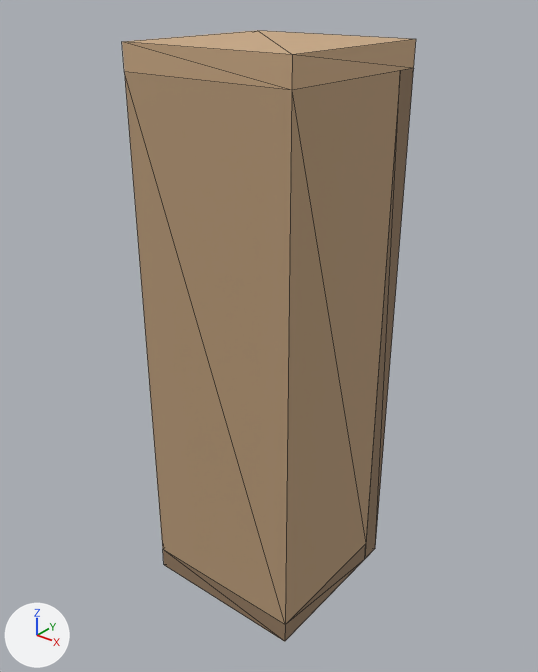
Two versions of the glTF model assets/interiores/estanteria_pociones_castano_01.glb, one commit apart.
The view is the same before and after, from a camera (50 mm lens) standing at (2.38, -3.0, 3.48) and looking at (-0.02, 0.0, 1.62). Lighting does not change. The marker at lower left points along +X, +Y and +Z. The first picture is the older version. Mesh edges are drawn as thin lines. Vertices at exactly the same position are counted once.

The older version as bpy lines, for what is in view:
```python
me_estanteria_pociones_castano = bpy.data.meshes.new('estanteria_pociones_castano')
me_estanteria_pociones_castano.from_pydata(...)  # 20 vertices, 30 faces; spans x -0.5..0.5, y -0.5..0.5, z 0.0..3.2
me_estanteria_pociones_castano.materials.append(mat_vertexcolor)
ob_estanteria_pociones_castano = bpy.data.objects.new('estanteria_pociones_castano', me_estanteria_pociones_castano)
ob_estanteria_pociones_castano.location = (0.0, 0.0, 0.0)
```
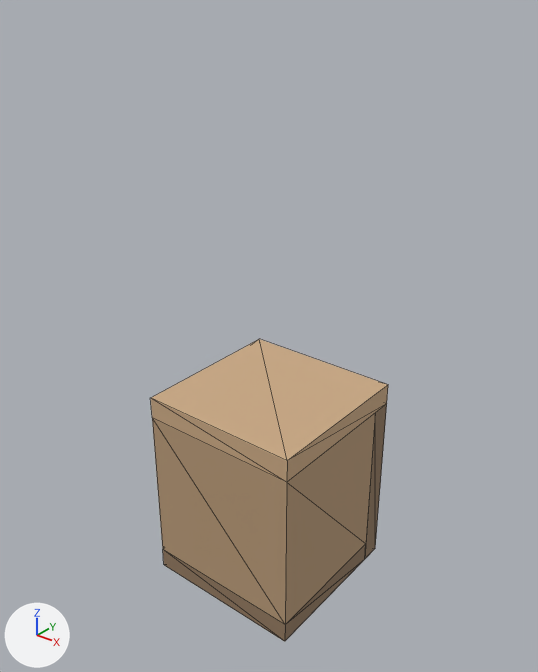
Scene script edits in JSON lines:
```json
{"block": "me_estanteria_pociones_castano", "where": "# used by ob_estanteria_pociones_castano; location = (0.0, 0.0, 0.0)"}
{"op": "remove", "block": "me_estanteria_pociones_castano", "code": "me_estanteria_pociones_castano.from_pydata(...)  # 20 vertices, 30 faces; spans x -0.5..0.5, y -0.5..0.5, z 0.0..3.2"}
{"op": "add", "block": "me_estanteria_pociones_castano", "code": "me_estanteria_pociones_castano.from_pydata(...)  # 20 vertices, 30 faces; spans x -0.5..0.5, y -0.5..0.5, z 0.0..1.27"}
{"block": "me_estanteria_pociones_castano", "change": "me_estanteria_pociones_castano part 1: all 10 vertices in x -0.5..0.5, y -0.5..0.5, z 3.07..3.2 are moved by (0.0, 0.0, -1.93)"}
```

What differs and where, as boxes (x1, y1, x2, y2) in the pictures (538 x 672 px; the box of a moved part takes in the faces that stretch with it):
```json
{"object": "estanteria_pociones_castano", "change": "reshaped", "before": [122, 30, 416, 641], "after": [151, 339, 388, 641], "on screen": "19% narrower, 50% shorter"}
{"part": 1, "of": "me_estanteria_pociones_castano", "change": "moved or reshaped", "before": [122, 30, 416, 625], "after": [151, 339, 388, 625]}
```
